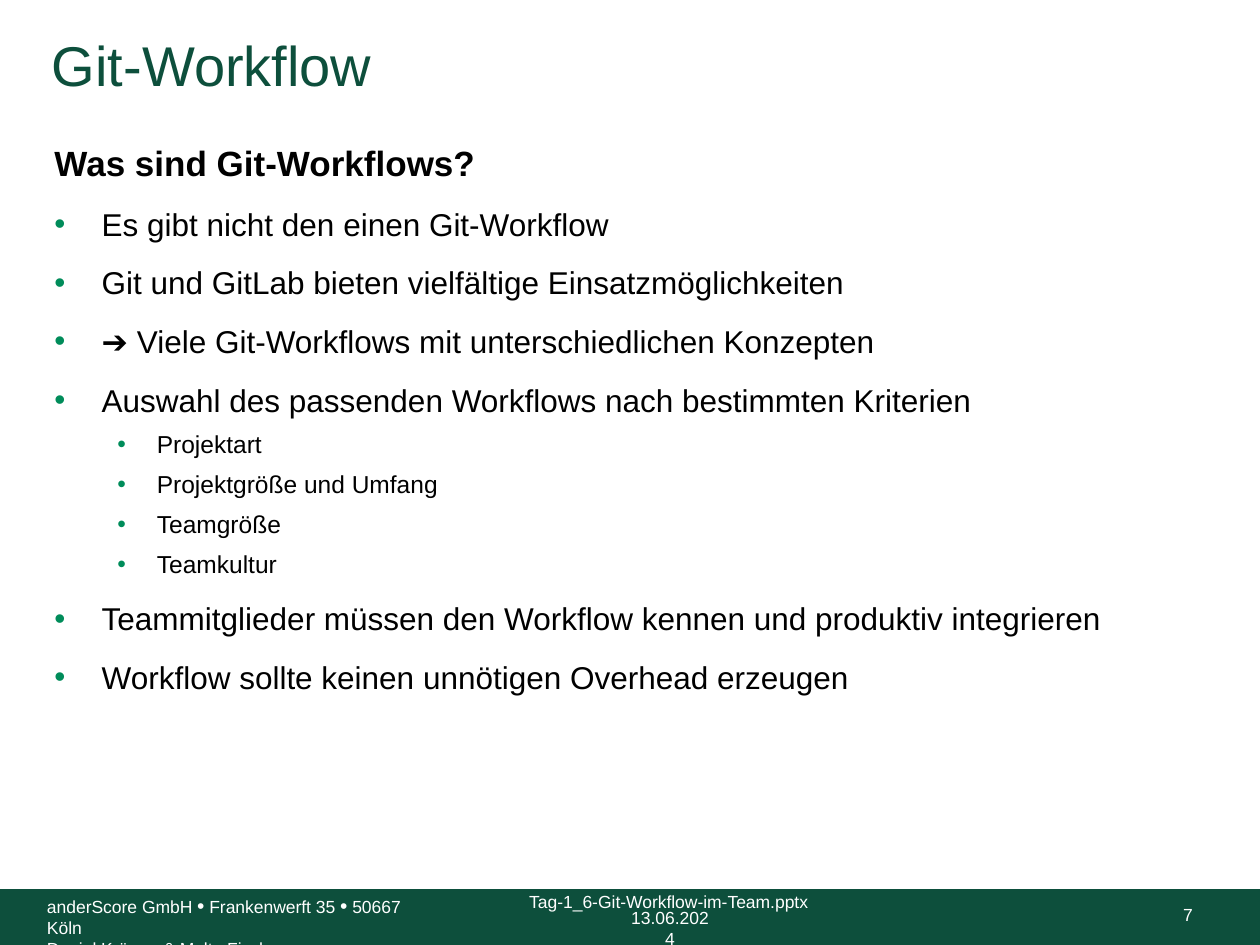
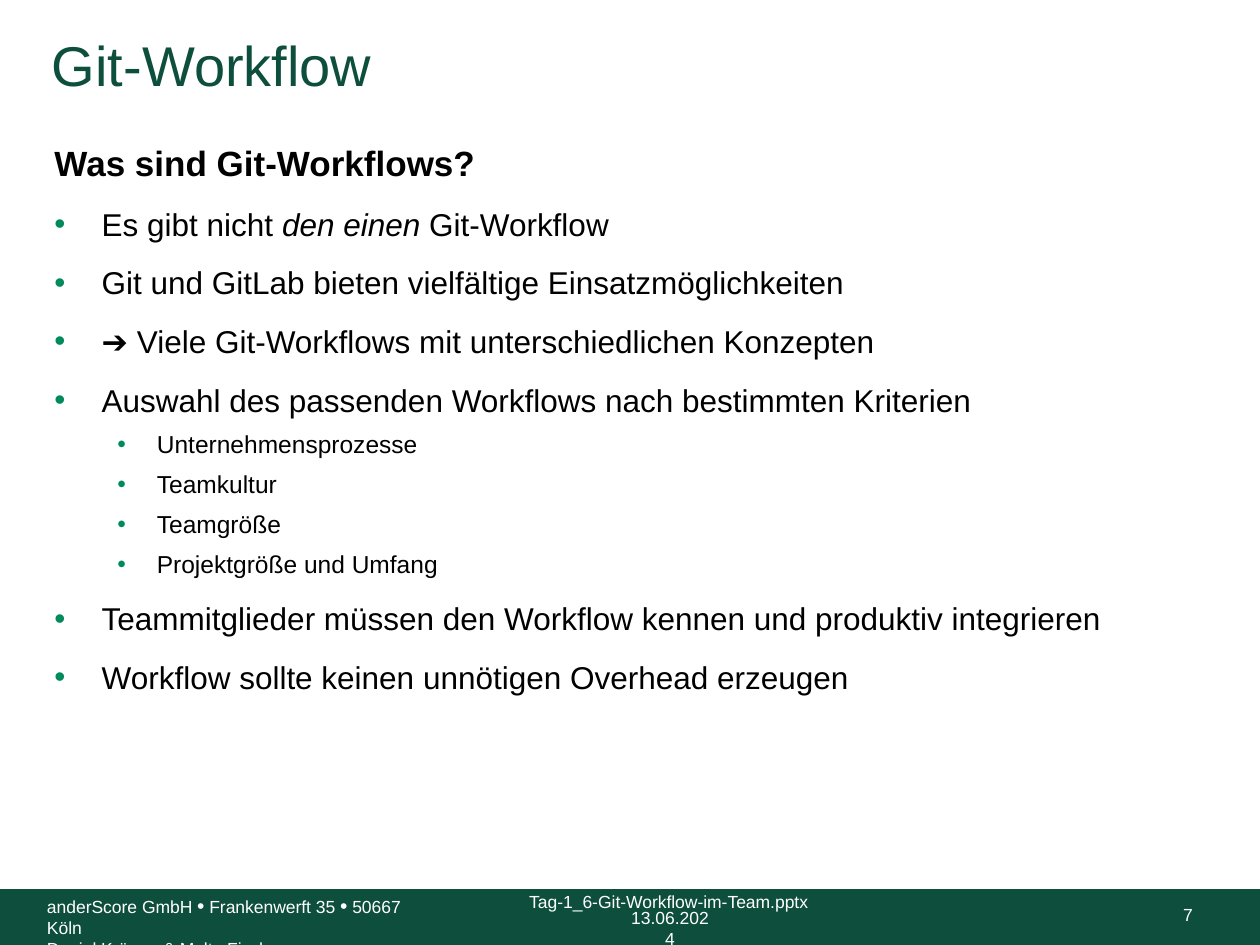
Before and after one commit to anderscore-gmbh/gitlab, a slide deck: slide 7 of slides/Tag-1_6-Git-Workflow-im-Team.pptx. Drawn at 1260x945 pixels with LibreOffice and Linux fonts; fonts in the diff are those of the drawing; background and template pictures are left out. Boxes give left, top, right and bottom in pixels: in the first picture for what was removed or moved away, otherwise in the second. Text is boxed around its words. In the diff, an @@ line names an element or a change of style, - is before the commit and + after.

Commit message:
Updated git and workflow slides

```diff
--- a/slides/Tag-1_6-Git-Workflow-im-Team.pptx
+++ b/slides/Tag-1_6-Git-Workflow-im-Team.pptx
@@ text at <box>102,213,609,242</box>: italic on in "den einen" @@
@@ text at <box>157,435,417,538</box>: text changed @@
-  • Projektart
+  • Unternehmensprozesse
+  • Teamkultur
+  • Teamgröße
@@ text at <box>157,515,281,574</box>: paragraphs removed @@
-  • Teamgröße
-  • Teamkultur
```
Also in this commit, not shown: 4 other slides changed, 5 other files.
